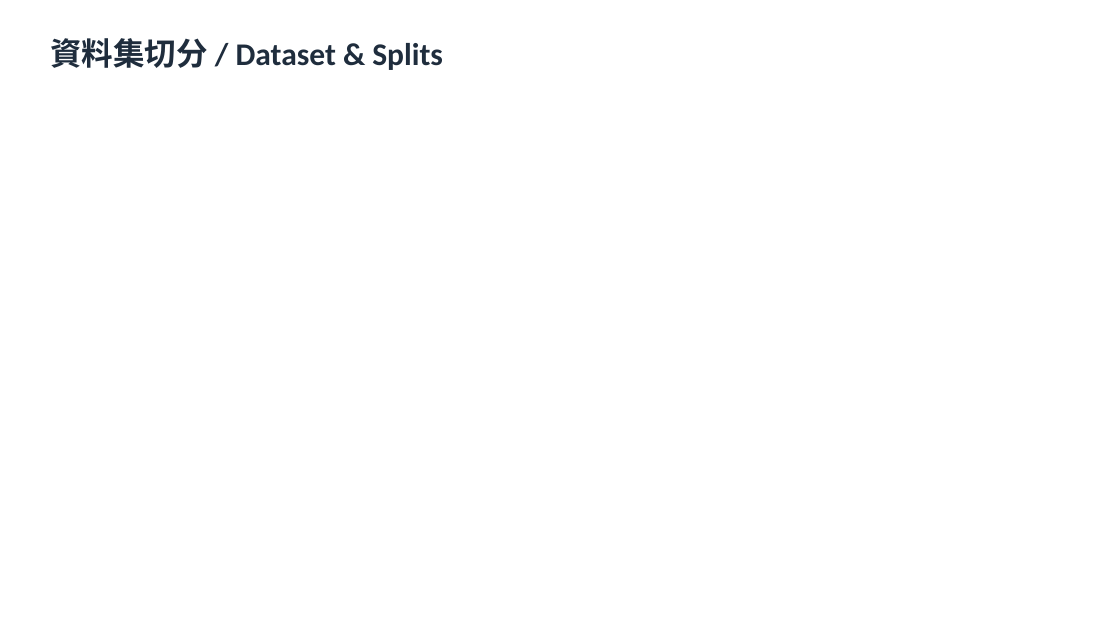
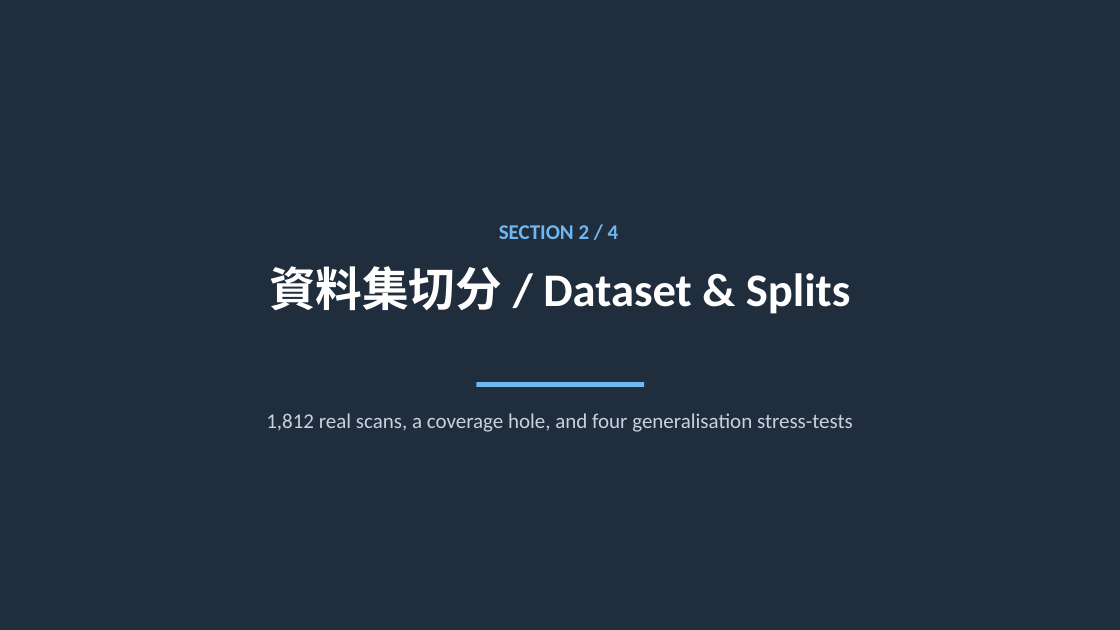
Before and after one commit to kmliy901054/cv2x-wifi-fingerprint, a slide deck: slide 5 of lab3/outputs/slides/lab3_presentation.pptx. Drawn at 1120x630 pixels with LibreOffice and Linux fonts; fonts in the diff are those of the drawing. Boxes give left, top, right and bottom in pixels: in the first picture for what was removed or moved away, otherwise in the second. Text is boxed around its words. In the diff, an @@ line names an element or a change of style, - is before the commit and + after.

```diff
--- a/lab3/outputs/slides/lab3_presentation.pptx
+++ b/lab3/outputs/slides/lab3_presentation.pptx
@@ rectangle added at (0, 0, 1120, 630), fill #1F2D3D @@
@@ text added at (499, 225, 619, 239), 18 pt, text #6FB7F0, bold @@
+SECTION 2 / 4
@@ text "資料集切分 / Dataset & Splits": place and size @@
-text "資料集切分 / Dataset & Splits" at (50, 38, 443, 70)
+text "資料集切分 / Dataset & Splits" at (269, 266, 851, 314)
@@ text "資料集切分 / Dataset & Splits" at (269, 266, 851, 314): size 27 to 40 pt, text colour #1F2D3D to #FFFFFF; alignment left to centre @@
@@ rectangle added at (476, 382, 644, 387), fill #6FB7F0 @@
@@ text added at (266, 413, 853, 432), 18 pt, text #C8D2DE @@
+1,812 real scans, a coverage hole, and four generalisation stress-tests
```
Also in this commit, not shown: 4 other slides changed, 1 slide added, 1 slide removed, 2 other files.
